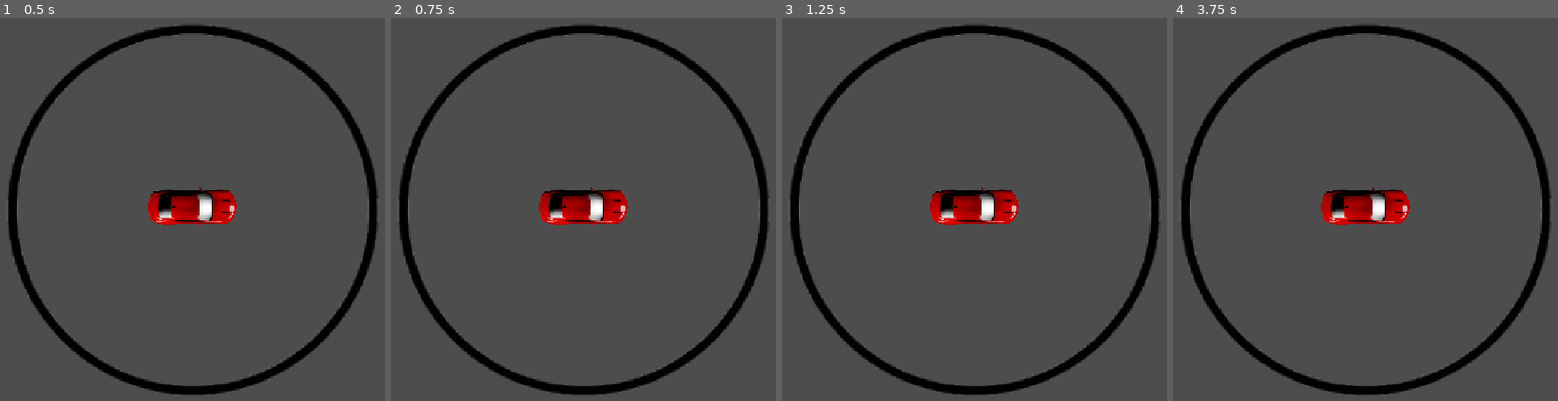
Above: before the commit, frames 1-4 (left to right).
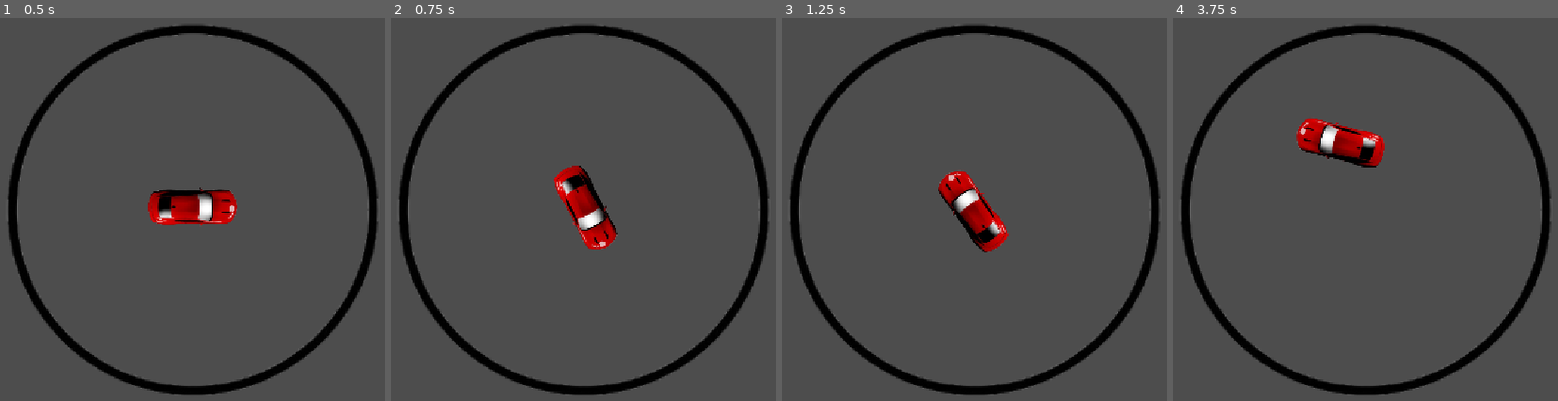
Above: after the commit, the same moments.

Repository: Bhaumik1234-star/Racer2dgt
Game: Godot game, scene res://Scenes/Track/Track.tscn
Same seed, same stepped clock (60 frames per second), same inputs: the game is played once before the commit and once after it.
Inputs:
- Up to frame 1 (0.5 s): no input
- Up to frame 2 (0.75 s): tap Enter at 0.5 s; hold Right (ui_right) from 0.53 s (still down)
- Up to frame 3 (1.25 s): keep holding Right (ui_right)
- Up to frame 4 (3.75 s): release Right (ui_right) at 1.28 s; hold Left (ui_left) 1.28-2.03 s; hold Right (ui_right) 2.03-2.78 s; hold Up (ui_up) 2.78-3.53 s; hold Left (ui_left) from 3.53 s (still down)

Frame 1 is identical in both runs. In frame 2, 2.8% of the frame differs, in the area x 38-62%, y 38-61%; in frame 3, 2.8%; in frame 4, 3.9%, in the area x 32-62%, y 26-55%.

Commit message:
Added car movement and steering
Added basic car movement and steering system in Godot. The car can accelerate , slow down the friction, and turn using keyboard input. Steering becomes less senstitive at higher speeds to make the movement easier to control.

Diff:
--- a/Scenes/Car/Car.gd
+++ b/Scenes/Car/Car.gd
@@ -1,4 +1,26 @@
 extends Area2D
+
+# Top Speed of the car
+@export var max_speed: float = 380.0
+
+# How fast car slows down
+@export var friction: float = 300.0
+
+# How fast the car speeds up
+@export var acceleration: float = 150.0
+
+# How fast the car turns
+@export var steer_strenght: float = 6.0
+
+# Minimum turing power at high speed
+@export var min_steer_factor: float = 0.5
+
+# Player input
+var _throttle: float = 0.0
+var _steer: float = 0.0
+
+# Start the car speed at 0
+var _velocity: float = 0.0
 
 
 # Called when the node enters the scene tree for the first time.
@@ -7,5 +29,41 @@
 
 
 # Called every frame. 'delta' is the elapsed time since the previous frame.
-func _process(delta: float) -> void:
-	pass
+func _process(_delta: float) -> void:
+	# Get input from players
+	_throttle = Input.get_action_strength("ui_up")
+	_steer = Input.get_axis("ui_left", "ui_right")
+
+
+
+func _physics_process(delta: float) -> void:
+	# Move car faster or slower
+	apply_throttle(delta)
+	# Turn the car
+	apply_rotation(delta)
+	# Move forward
+	position += transform.x * _velocity * delta
+
+func apply_throttle(delta: float) -> void:
+	if _throttle > 0.0:
+		# Speed up
+		_velocity += acceleration * delta
+	else:
+		# Slow down
+		_velocity -= friction * delta
+	# Keep speed bettwen 0 and max_speed
+	_velocity = clampf(_velocity, 0.0, max_speed)
+
+
+func get_steer_factor() -> float:
+	# Make the steering senstivity lower when the car is moving faster
+	return clampf(
+		1.0 - pow(_velocity / max_speed, 2.0),
+		min_steer_factor,
+		1.0
+	)
+
+
+func apply_rotation(delta: float) -> void:
+	# Turn the car left or right based on player input
+	rotate(steer_strenght * delta * _steer)
--- a/Scenes/Car/Car.tscn
+++ b/Scenes/Car/Car.tscn
@@ -1,5 +1,6 @@
 [gd_scene format=3 uid="uid://dimnaw5e7thi6"]
 
+[ext_resource type="Script" uid="uid://bf5fqmavyhexl" path="res://Scenes/Car/Car.gd" id="1_6tdsx"]
 [ext_resource type="Texture2D" uid="uid://dfkpmh8g0ls51" path="res://download (1).png" id="1_fnsqd"]
 
 [sub_resource type="CapsuleShape2D" id="CapsuleShape2D_fnsqd"]
@@ -7,6 +8,7 @@
 height = 74.0
 
 [node name="Car" type="Area2D" unique_id=339257769]
+script = ExtResource("1_6tdsx")
 
 [node name="Sprite2D" type="Sprite2D" parent="." unique_id=1678045938]
 rotation = 1.5707964
--- a/project.godot
+++ b/project.godot
@@ -24,6 +24,33 @@
 naming/scene_name_casing=1
 naming/script_name_casing=1
 
+[input]
+
+ui_left={
+"deadzone": 0.5,
+"events": [Object(InputEventKey,"resource_local_to_scene":false,"resource_name":"","device":-1,"window_id":0,"alt_pressed":false,"shift_pressed":false,"ctrl_pressed":false,"meta_pressed":false,"pressed":false,"keycode":0,"physical_keycode":65,"key_label":0,"unicode":97,"location":0,"echo":false,"script":null)
+, Object(InputEventKey,"resource_local_to_scene":false,"resource_name":"","device":0,"window_id":0,"alt_pressed":false,"shift_pressed":false,"ctrl_pressed":false,"meta_pressed":false,"pressed":false,"keycode":4194319,"physical_keycode":0,"key_label":0,"unicode":0,"location":0,"echo":false,"script":null)
+, Object(InputEventJoypadButton,"resource_local_to_scene":false,"resource_name":"","device":-1,"button_index":13,"pressure":0.0,"pressed":false,"script":null)
+, Object(InputEventJoypadMotion,"resource_local_to_scene":false,"resource_name":"","device":-1,"axis":0,"axis_value":-1.0,"script":null)
+]
+}
+ui_right={
+"deadzone": 0.5,
+"events": [Object(InputEventKey,"resource_local_to_scene":false,"resource_name":"","device":-1,"window_id":0,"alt_pressed":false,"shift_pressed":false,"ctrl_pressed":false,"meta_pressed":false,"pressed":false,"keycode":0,"physical_keycode":68,"key_label":0,"unicode":100,"location":0,"echo":false,"script":null)
+, Object(InputEventKey,"resource_local_to_scene":false,"resource_name":"","device":0,"window_id":0,"alt_pressed":false,"shift_pressed":false,"ctrl_pressed":false,"meta_pressed":false,"pressed":false,"keycode":4194321,"physical_keycode":0,"key_label":0,"unicode":0,"location":0,"echo":false,"script":null)
+, Object(InputEventJoypadButton,"resource_local_to_scene":false,"resource_name":"","device":-1,"button_index":14,"pressure":0.0,"pressed":false,"script":null)
+, Object(InputEventJoypadMotion,"resource_local_to_scene":false,"resource_name":"","device":-1,"axis":0,"axis_value":1.0,"script":null)
+]
+}
+ui_up={
+"deadzone": 0.5,
+"events": [Object(InputEventKey,"resource_local_to_scene":false,"resource_name":"","device":-1,"window_id":0,"alt_pressed":false,"shift_pressed":false,"ctrl_pressed":false,"meta_pressed":false,"pressed":false,"keycode":0,"physical_keycode":87,"key_label":0,"unicode":119,"location":0,"echo":false,"script":null)
+, Object(InputEventKey,"resource_local_to_scene":false,"resource_name":"","device":0,"window_id":0,"alt_pressed":false,"shift_pressed":false,"ctrl_pressed":false,"meta_pressed":false,"pressed":false,"keycode":4194320,"physical_keycode":0,"key_label":0,"unicode":0,"location":0,"echo":false,"script":null)
+, Object(InputEventJoypadButton,"resource_local_to_scene":false,"resource_name":"","device":-1,"button_index":11,"pressure":0.0,"pressed":false,"script":null)
+, Object(InputEventJoypadMotion,"resource_local_to_scene":false,"resource_name":"","device":-1,"axis":1,"axis_value":-1.0,"script":null)
+]
+}
+
 [physics]
 
 3d/physics_engine="Jolt Physics"
